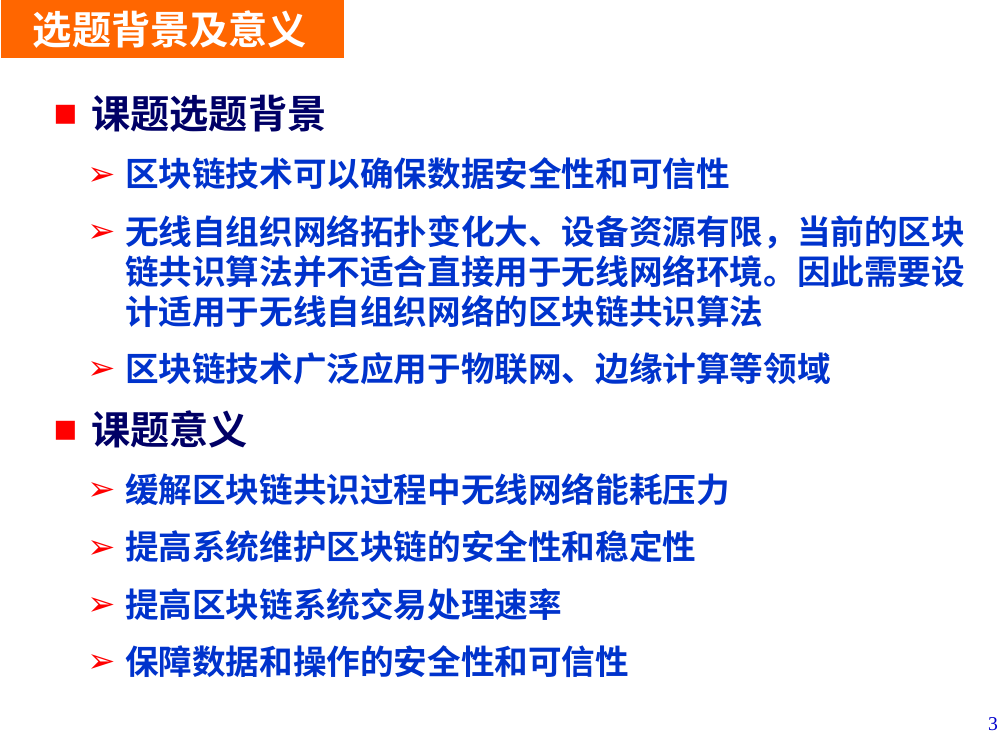
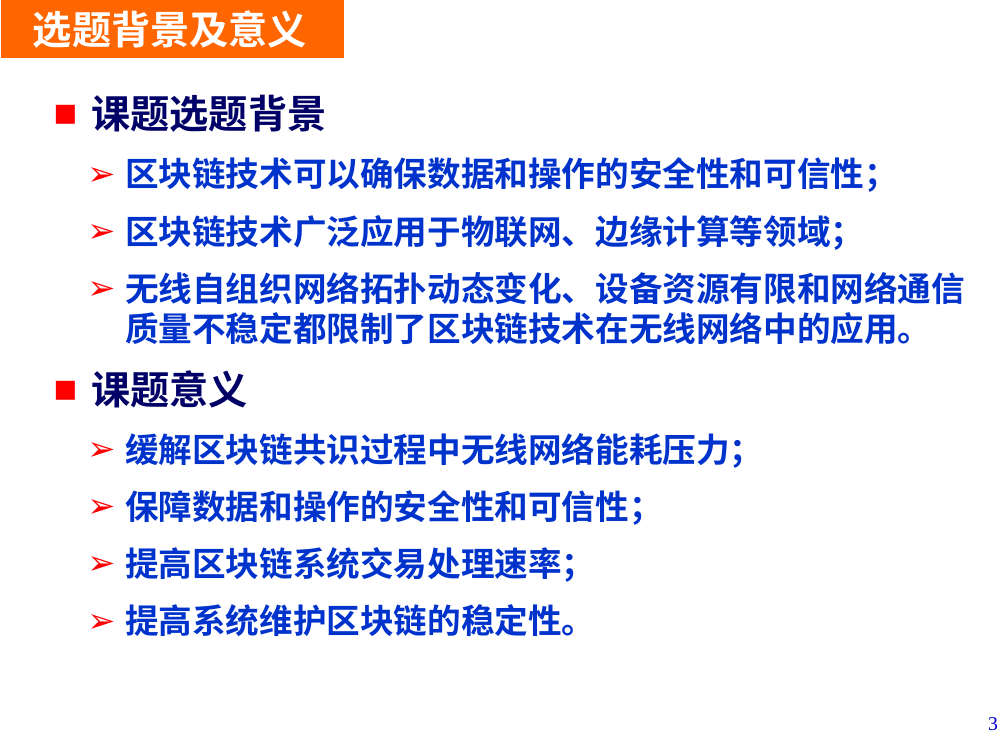
Before and after one commit to LiZhang2021/Blockchain, a slide deck: slide 3 of Doc/PHD_Papers/Thesis Proposal/开题V1.pptx. Drawn at 1008x756 pixels with LibreOffice and Linux fonts; fonts in the diff are those of the drawing; background and template pictures are left out. Boxes give left, top, right and bottom in pixels: in the first picture for what was removed or moved away, otherwise in the second. Text is boxed around its words. In the diff, an @@ line names an element or a change of style, - is before the commit and + after.

```diff
--- a/Doc/PHD_Papers/Thesis Proposal/开题V1.pptx
+++ b/Doc/PHD_Papers/Thesis Proposal/开题V1.pptx
@@ text at bbox=[125, 157, 965, 344]: text changed @@
-➢ 区块链技术可以确保数据安全性和可信性
-➢ 无线自组织网络拓扑变化大、设备资源有限，当前的区块链共识算法并不适合直接用于无线网络环境。因此需要设计适用于无线自组织网络的区块链共识算法
-➢ 区块链技术广泛应用于物联网、边缘计算等领域
+➢ 区块链技术可以确保数据和操作的安全性和可信性；
+➢ 区块链技术广泛应用于物联网、边缘计算等领域；
+➢ 无线自组织网络拓扑动态变化、设备资源有限和网络通信质量不稳定都限制了区块链技术在无线网络中的应用。
@@ text at bbox=[125, 433, 763, 636]: text changed @@
-➢ 缓解区块链共识过程中无线网络能耗压力
-➢ 提高系统维护区块链的安全性和稳定性
-➢ 提高区块链系统交易处理速率
-➢ 保障数据和操作的安全性和可信性
+➢ 缓解区块链共识过程中无线网络能耗压力；
+➢ 保障数据和操作的安全性和可信性；
+➢ 提高区块链系统交易处理速率；
+➢ 提高系统维护区块链的稳定性。
```
Also in this commit, not shown: 24 other slides changed, 1 slide added, 4 slides removed, 1 other file.
